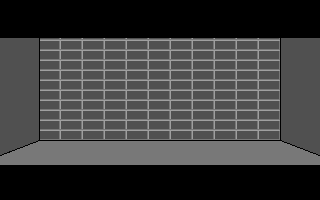
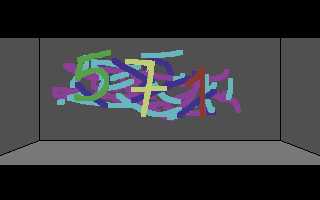
Comparing the layer stacks of the two 320×200 images. Changes:
added layer "grafitti" above "grafitti #1" over [74, 50, 205, 118]
added layer "grafitti #1" above "banner" over [52, 50, 241, 121]
hid "bricks" over [40, 38, 280, 140]
